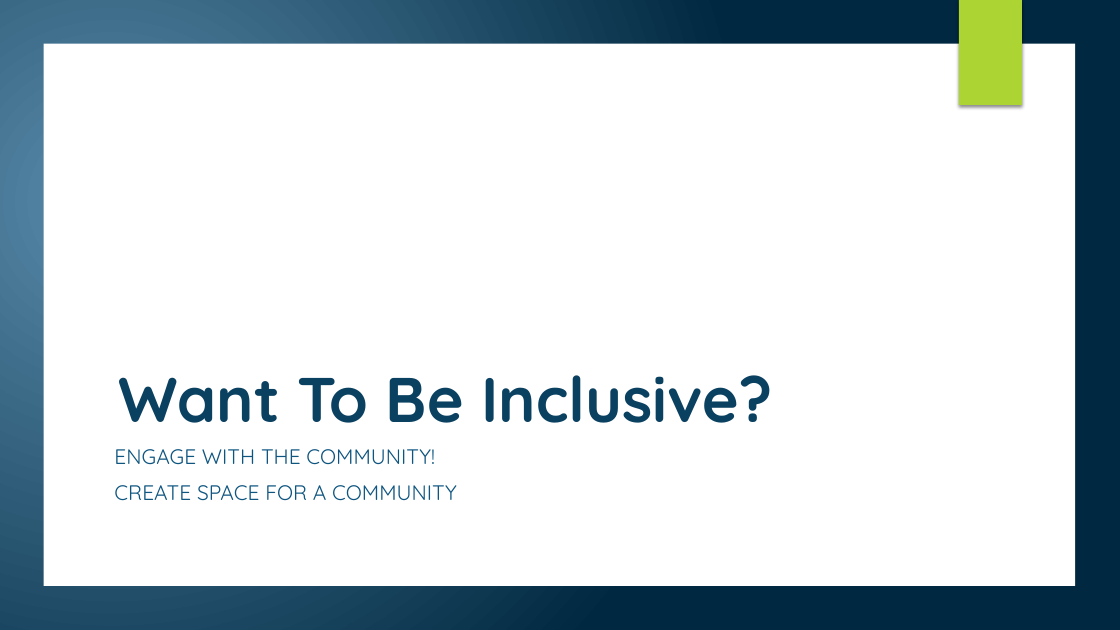
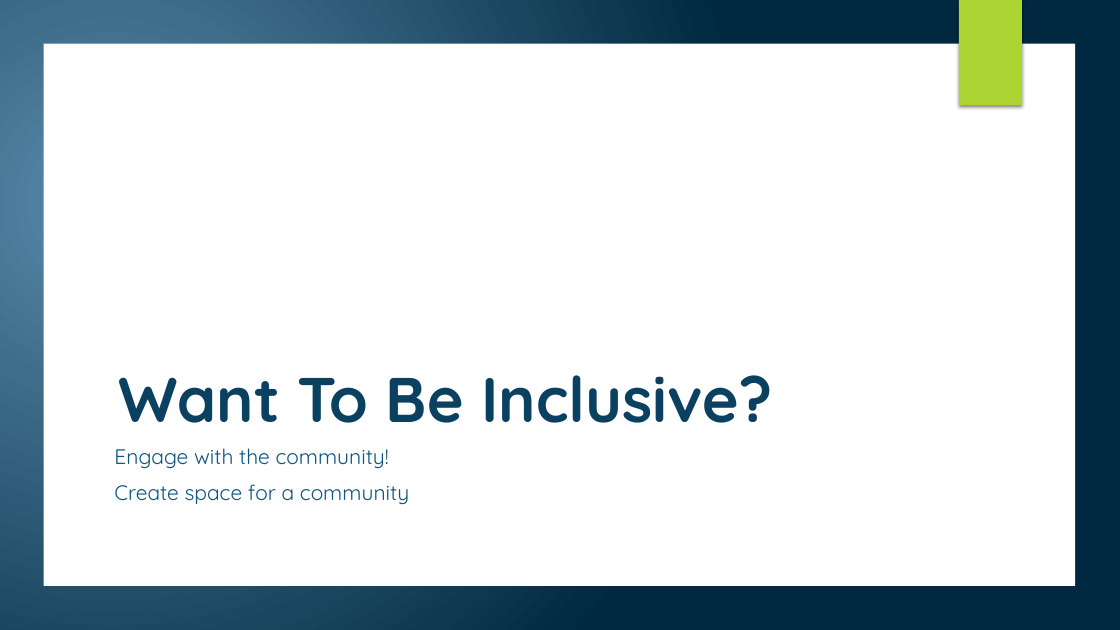
Before and after one commit to owenniblock/owenniblock, a slide deck: slide 36 of talks/id24 - ND Web Design.pptx. Drawn at 1120x630 pixels with LibreOffice and Linux fonts; fonts in the diff are those of the drawing; background and template pictures are left out. Boxes give left, top, right and bottom in pixels: in the first picture for what was removed or moved away, otherwise in the second. Text is boxed around its words. In the diff, an @@ line names an element or a change of style, - is before the commit and + after.

```diff
--- a/talks/id24 - ND Web Design.pptx
+++ b/talks/id24 - ND Web Design.pptx
@@ subtitle at box(114, 448, 409, 505): text changed @@
-ENGAGE WITH THE COMMUNITY!
-CREATE SPACE FOR A COMMUNITY
+Engage with the community!
+Create space for a community
```
Also in this commit, not shown: 21 other slides changed.
